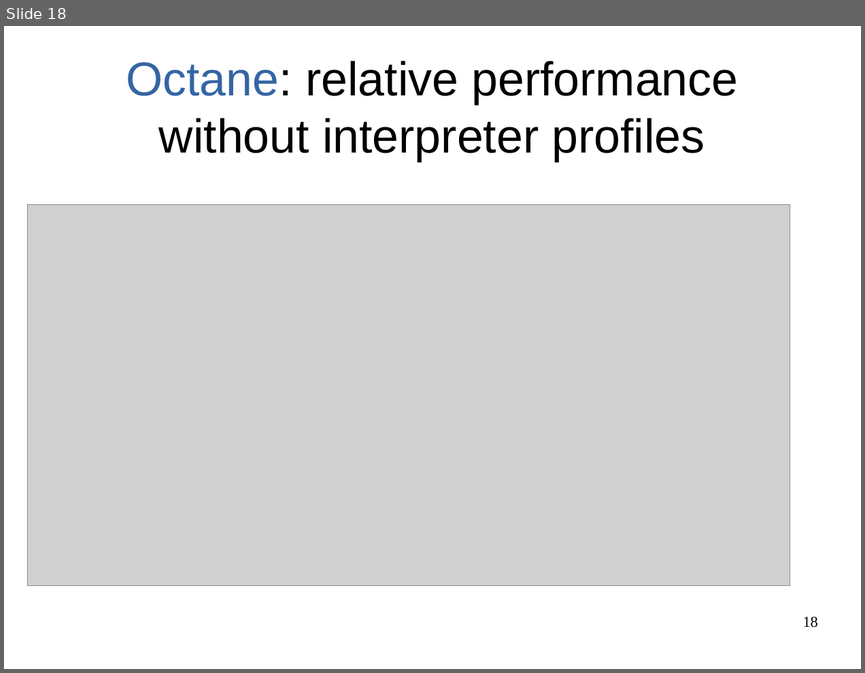
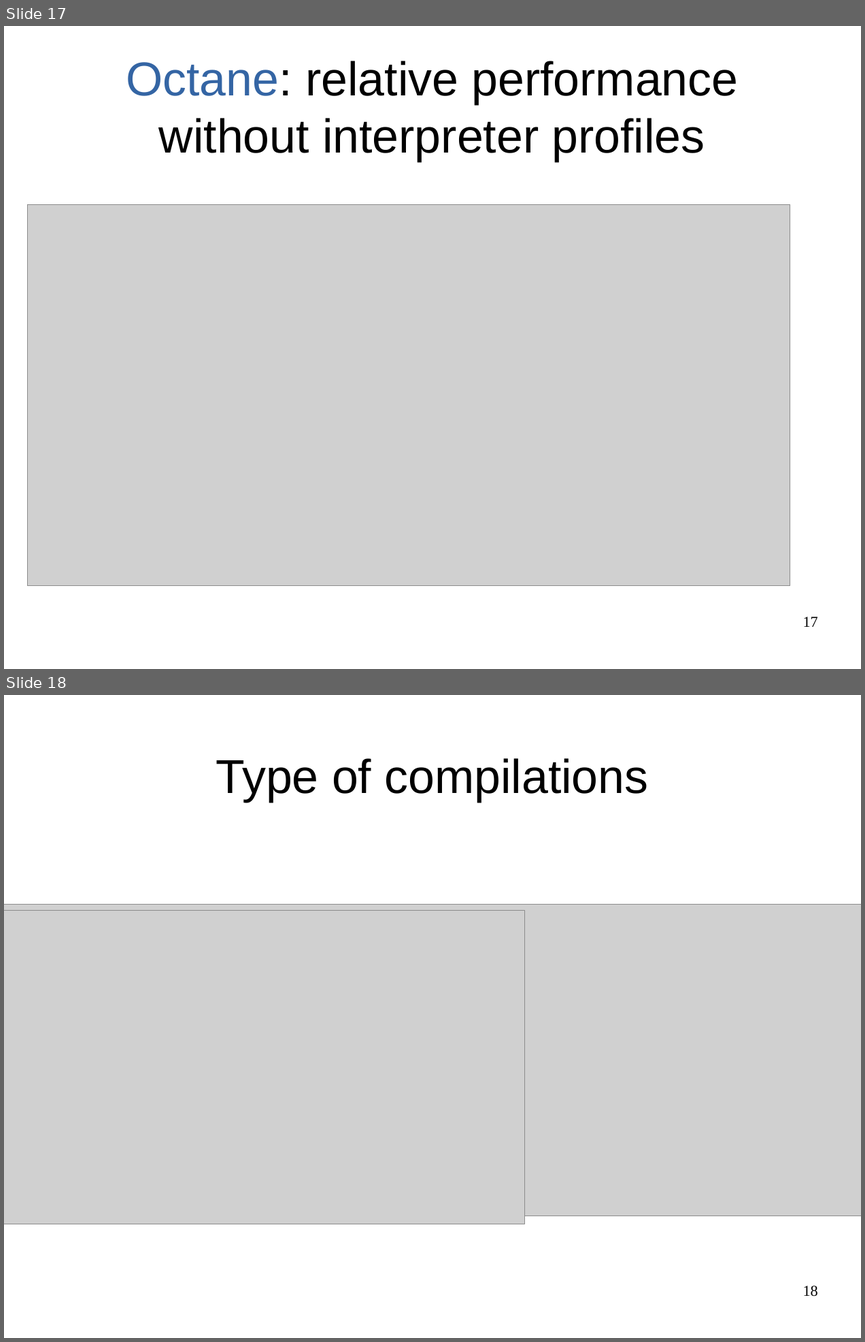
Before and after one commit to mohlerm/hotspot, a slide deck: presentation/profile_caching_mohlerm_presentation.odp. Shown one above the other, each under a label of ours: slide 18 before the commit, slides 17 and 18 after it. The pictures are 865x673 and 865x1342 pixels, drawn with LibreOffice and Linux fonts; fonts in the diff are those of the drawing; grey boxes stand for pictures. Boxes give left, top, right and bottom in pixels: in the first picture for what was removed or moved away, otherwise in the second. Text is boxed around its words. In the diff, an @@ line names an element or a change of style, - is before the commit and + after.

```diff
--- a/presentation/profile_caching_mohlerm_presentation.odp
+++ b/presentation/profile_caching_mohlerm_presentation.odp
@@ slide 18 added at <box>4,695,861,1338</box>, background #FFFFFF @@
@@ title added at <box>215,758,649,802</box>, 44 pt, text #000000 @@
+Type of compilations
@@ picture added at <box>4,904,861,1216</box> @@
@@ picture added at <box>4,911,525,1223</box> @@
@@ page number added at <box>803,1285,818,1296</box>, 14 pt, text #000000 @@
+18
@@ what was slide 18 is now slide 17 @@
@@ page number at <box>803,616,818,626</box>: text changed @@
-18
+17
```
Also in this commit, not shown: 2 slides changed, 3 other slides added, 1 slide removed, 4 other files.
